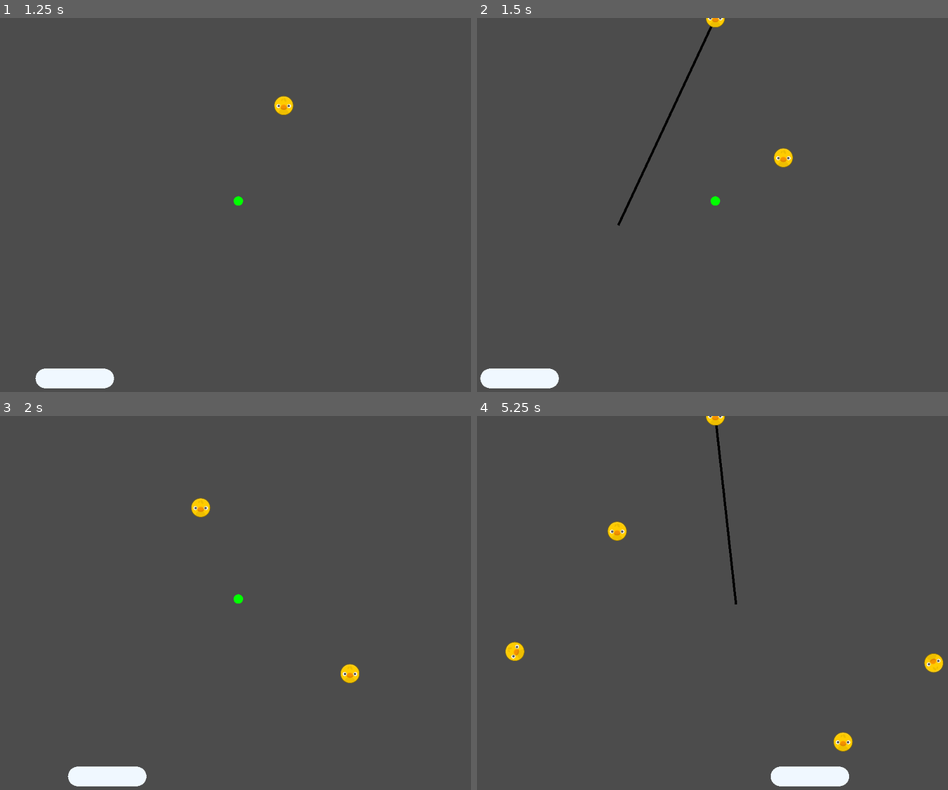
Above: before the commit, frames 1-4 (two rows, left to right).
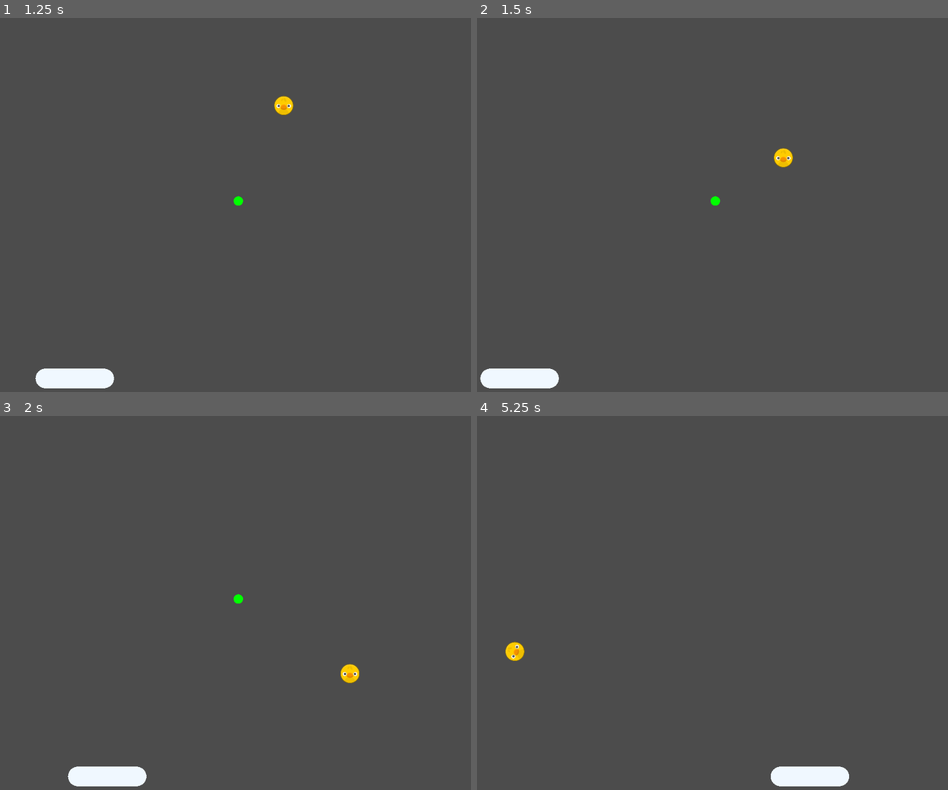
Above: after the commit, the same moments.

Repository: doctor-g/GGJ21
Game: Godot game, scene res://src/Level.tscn
The game is run twice, just before and just after one commit, with the same random seed, the same clock (stepped at 60 frames per second) and the same inputs.
Inputs (mouse positions are in pixels of both pictures, inside the frame that each line leads up to):
- Up to frame 1 (1.25 s): move the mouse to (339, 186) at 0.52 s; click (339, 186) at 0.67 s
- Up to frame 2 (1.5 s): move the mouse to (618, 223) at 1.27 s; click (618, 223) at 1.42 s
- Up to frame 3 (2 s): no input
- Up to frame 4 (5.25 s): move the mouse to (759, 520) at 2.02 s; click (759, 520) at 2.17 s; move the mouse to (688, 681) at 2.77 s; click (688, 681) at 2.92 s; move the mouse to (853, 662) at 3.52 s; click (853, 662) at 3.67 s; move the mouse to (571, 546) at 4.27 s; click (571, 546) at 4.42 s; move the mouse to (736, 603) at 5.02 s; click (736, 603) at 5.17 s

Frame 1 is identical in both runs. In frame 2, 0.4% of the frame differs, in the area x 29-53%, y 0-56%; in frame 3, 0.2%; in frame 4, 0.8%, in the area x 27-99%, y 0-90%.

Commit message:
Implement cycle of losing the ball and re-arming the shooter

Diff:
--- a/project/project.godot
+++ b/project/project.godot
@@ -9,12 +9,18 @@
 config_version=4
 
 _global_script_classes=[ {
+"base": "RigidBody2D",
+"class": "Ball",
+"language": "GDScript",
+"path": "res://src/Ball.gd"
+}, {
 "base": "StaticBody2D",
 "class": "Peg",
 "language": "GDScript",
 "path": "res://src/Peg.gd"
 } ]
 _global_script_class_icons={
+"Ball": "",
 "Peg": ""
 }
 
--- a/project/src/Ball.gd
+++ b/project/src/Ball.gd
@@ -1,5 +1,5 @@
+class_name Ball
 extends RigidBody2D
-
 
 
 func _on_Ball_body_shape_entered(_body_id, body, _body_shape, _local_shape):
--- /dev/null
+++ b/project/src/Level.gd
@@ -0,0 +1,14 @@
+extends Control
+
+
+onready var _shooter := $Shooter
+
+# Called when the node enters the scene tree for the first time.
+func _ready():
+	_shooter.arm()
+
+
+func _on_OffScreen_body_entered(body):
+	if body is Ball:
+		body.queue_free()
+		_shooter.arm()
--- a/project/src/Level.tscn
+++ b/project/src/Level.tscn
@@ -1,8 +1,9 @@
-[gd_scene load_steps=6 format=2]
+[gd_scene load_steps=8 format=2]
 
 [ext_resource path="res://src/Shooter.tscn" type="PackedScene" id=1]
 [ext_resource path="res://src/Peg.tscn" type="PackedScene" id=2]
 [ext_resource path="res://src/Target.tscn" type="PackedScene" id=3]
+[ext_resource path="res://src/Level.gd" type="Script" id=4]
 
 [sub_resource type="RectangleShape2D" id=1]
 extents = Vector2( 1, 2000 )
@@ -24,9 +25,13 @@
 "values": [ Vector2( 500, 765 ), Vector2( 90.4682, 765 ), Vector2( 913.512, 765 ), Vector2( 500, 765 ) ]
 }
 
+[sub_resource type="RectangleShape2D" id=3]
+extents = Vector2( 600, 10 )
+
 [node name="Level" type="Control"]
 anchor_right = 1.0
 anchor_bottom = 1.0
+script = ExtResource( 4 )
 __meta__ = {
 "_edit_use_anchors_": false
 }
@@ -54,3 +59,10 @@
 [node name="AnimationPlayer" type="AnimationPlayer" parent="."]
 autoplay = "TargetPingPong"
 anims/TargetPingPong = SubResource( 2 )
+
+[node name="OffScreen" type="Area2D" parent="."]
+position = Vector2( 500, 812.728 )
+
+[node name="CollisionShape2D" type="CollisionShape2D" parent="OffScreen"]
+shape = SubResource( 3 )
+[connection signal="body_entered" from="OffScreen" to="." method="_on_OffScreen_body_entered"]
--- a/project/src/Shooter.gd
+++ b/project/src/Shooter.gd
@@ -1,6 +1,6 @@
 extends Node2D
 
-enum _State {IDLE, LOADED, AIMING}
+enum _State {IDLE, READY, LOADED, AIMING}
 
 const _Ball := preload("res://src/Ball.tscn")
 
@@ -12,9 +12,14 @@
 var _mouse_pos : Vector2
 
 
+# Call to prepare this thing for launch
+func arm():
+	_state = _State.READY
+
+
 func _input(event:InputEvent):
 	if event is InputEventMouseButton:
-		if event.pressed and _state == _State.IDLE:
+		if event.pressed and _state == _State.READY:
 			_load_ball()
 		elif not event.pressed and _state == _State.AIMING:
 			_shoot_ball()
